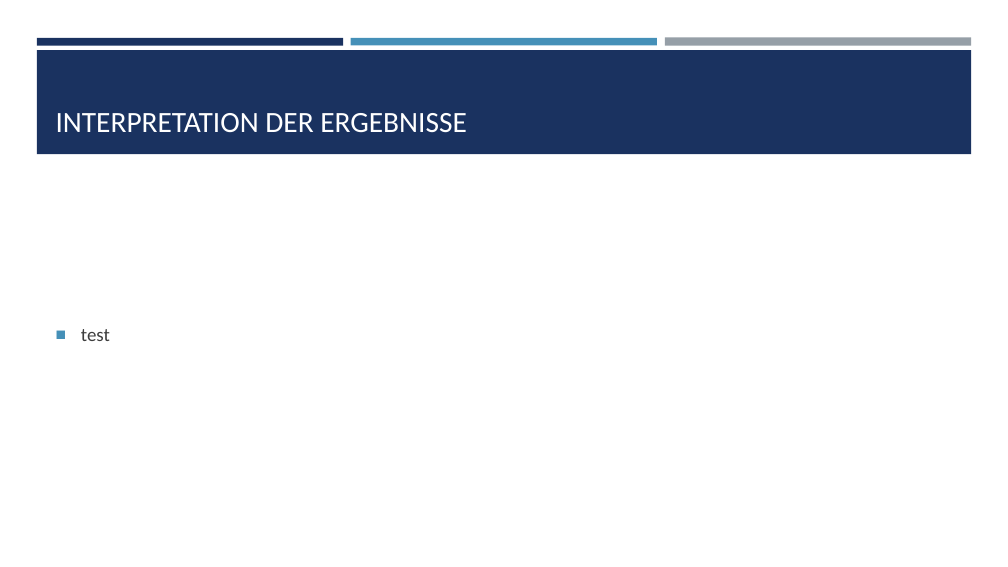
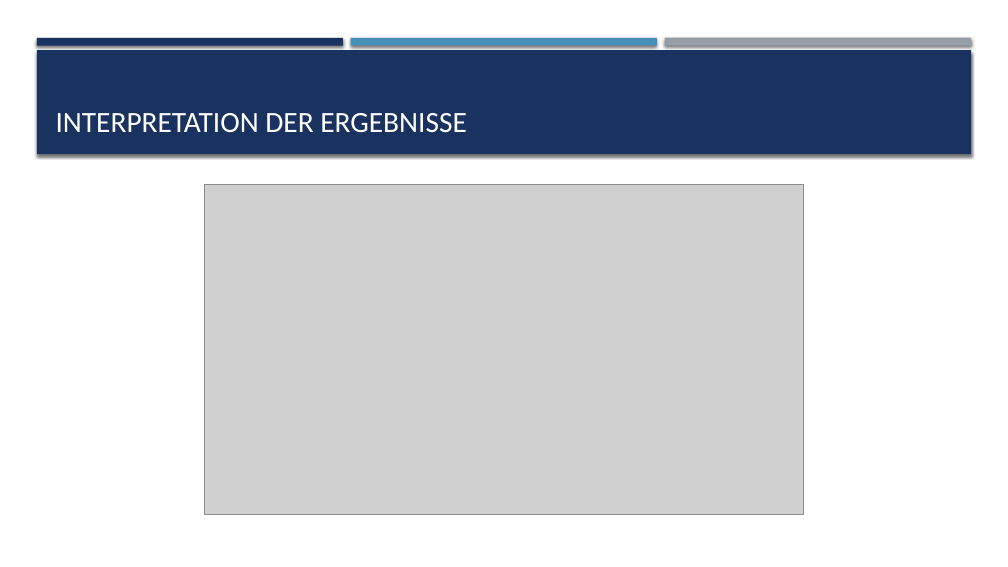
Before and after one commit to DavidOttino/Datenmanagement-jenseits-von-Relationen, a slide deck: slide 11 of projektaufgabe_1/Abschlusspraesentation_proj1.pptx. Drawn at 1008x567 pixels with LibreOffice and Linux fonts; fonts in the diff are those of the drawing; grey boxes stand for pictures. Boxes give left, top, right and bottom in pixels: in the first picture for what was removed or moved away, otherwise in the second. Text is boxed around its words. In the diff, an @@ line names an element or a change of style, - is before the commit and + after.

Commit message:
add interpretation

```diff
--- a/projektaufgabe_1/Abschlusspraesentation_proj1.pptx
+++ b/projektaufgabe_1/Abschlusspraesentation_proj1.pptx
@@ shadow on in 4 elements at [37,38,343,45], [665,38,971,46], [351,38,657,45], [37,50,972,154] @@
@@ picture added at [205,185,804,515] @@
@@ text removed at [81,329,110,341] @@
-■ test
```
Also in this commit, not shown: 10 other slides changed, 2 slides added.
